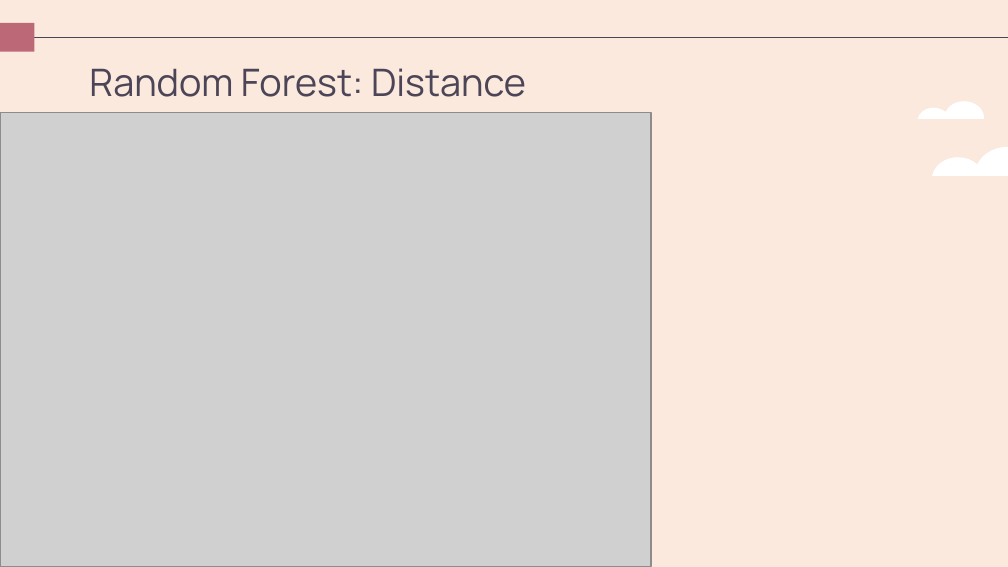
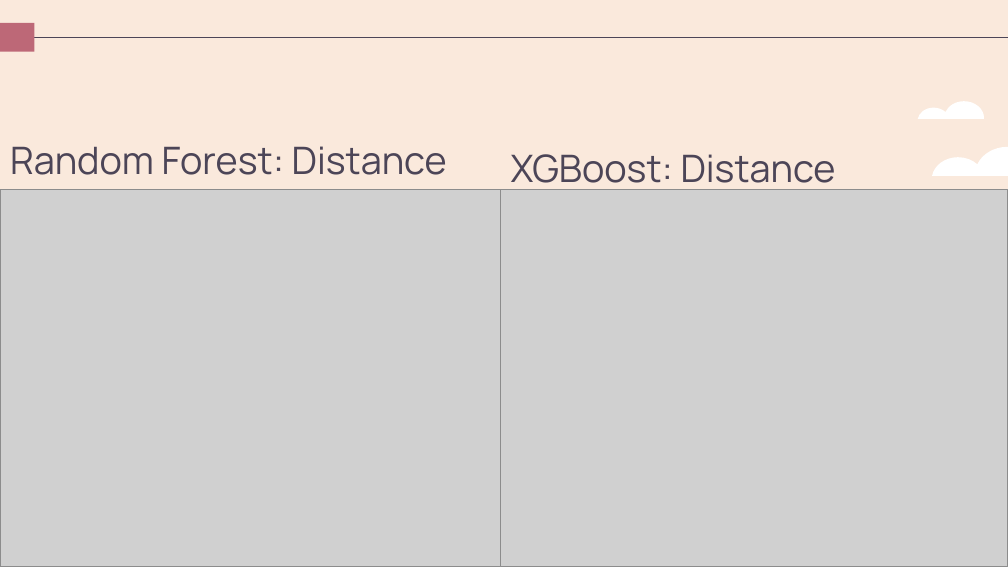
Before and after one commit to dimmediato/Haystacks_Capstone, a slide deck: slide 18 of Haystacks_Project.pptx (slide 13 before the commit). Drawn at 1008x567 pixels with LibreOffice and Linux fonts; fonts in the diff are those of the drawing; grey boxes stand for pictures. Boxes give left, top, right and bottom in pixels: in the first picture for what was removed or moved away, otherwise in the second. Text is boxed around its words. In the diff, an @@ line names an element or a change of style, - is before the commit and + after.

```diff
--- a/Haystacks_Project.pptx
+++ b/Haystacks_Project.pptx
@@ title "Random Forest: Distance": place and size @@
-title "Random Forest: Distance" at <box>89,68,526,97</box>
+title "Random Forest: Distance" at <box>10,146,447,175</box>
@@ text added at <box>511,154,836,194</box>, 27 pt, text #4C4557 @@
+XGBoost: Distance
@@ picture: place and size @@
-picture at <box>0,112,651,566</box>
+picture at <box>0,190,501,567</box>
@@ picture added at <box>501,190,1008,567</box> @@
```
Also in this commit, not shown: 8 other slides changed, 8 slides added, 6 slides removed, 8 other files.
